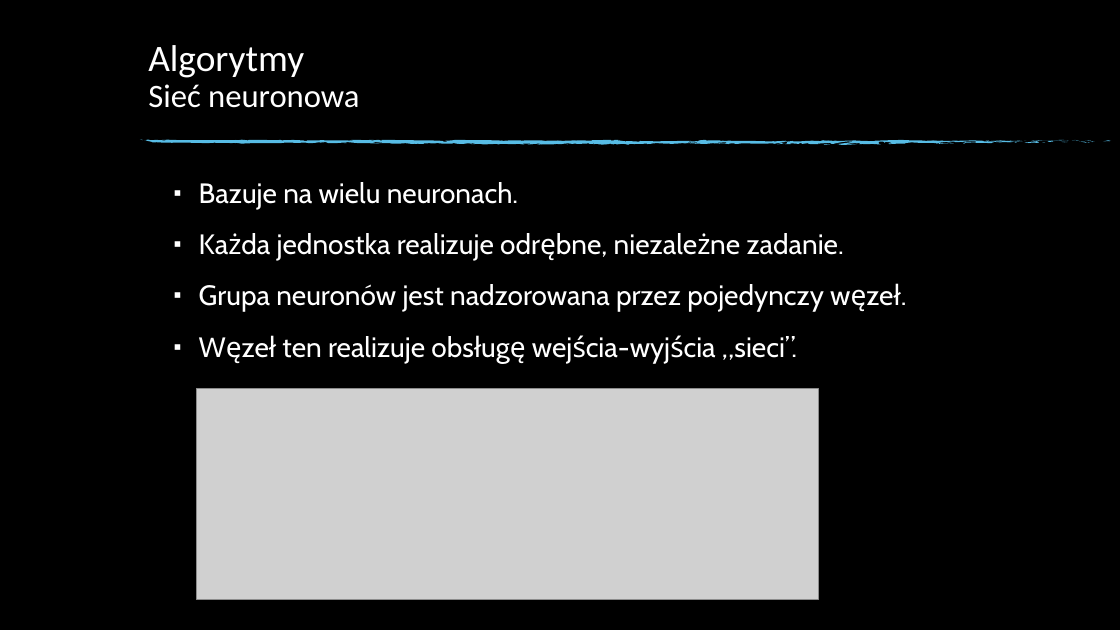
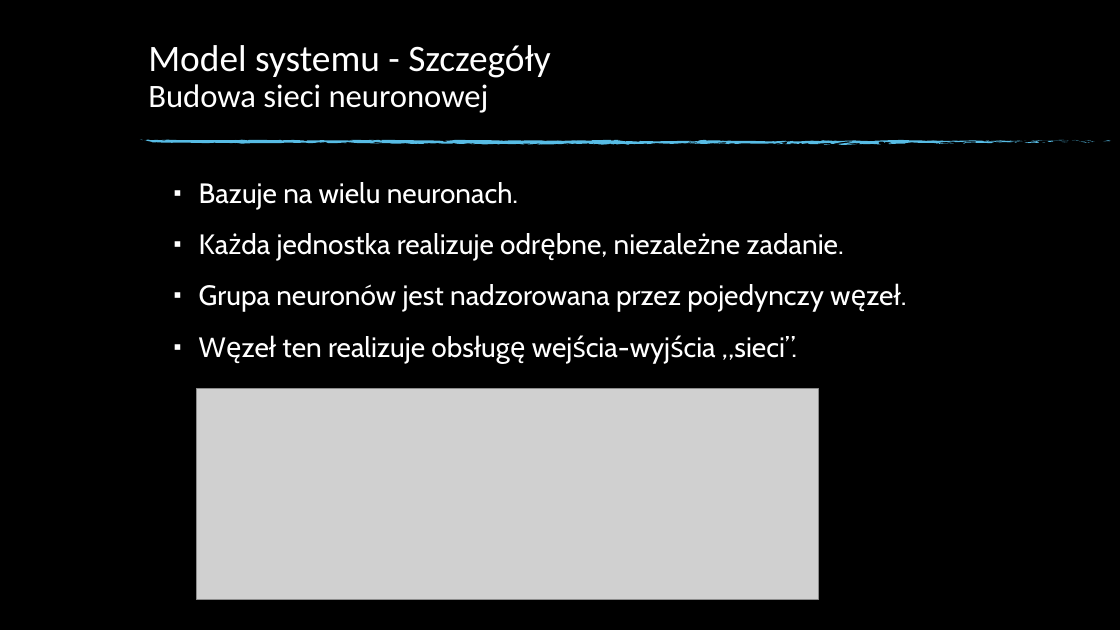
Before and after one commit to primu/BSEProjekt, a slide deck: slide 6 of presentation/PR_1_1.pptx (slide 7 before the commit). Drawn at 1120x630 pixels with LibreOffice and Linux fonts; fonts in the diff are those of the drawing; grey boxes stand for pictures; background and template pictures are left out. Boxes give left, top, right and bottom in pixels: in the first picture for what was removed or moved away, otherwise in the second. Text is boxed around its words. In the diff, an @@ line names an element or a change of style, - is before the commit and + after.

```diff
--- a/presentation/PR_1_1.pptx
+++ b/presentation/PR_1_1.pptx
@@ title at (148,45,551,113): text changed; size 28 to 32 pt @@
-Algorytmy
-Sieć neuronowa
+Model systemu - Szczegóły
+Budowa sieci neuronowej
```
Also in this commit, not shown: 4 other slides changed, 11 slides added, 7 slides removed.
